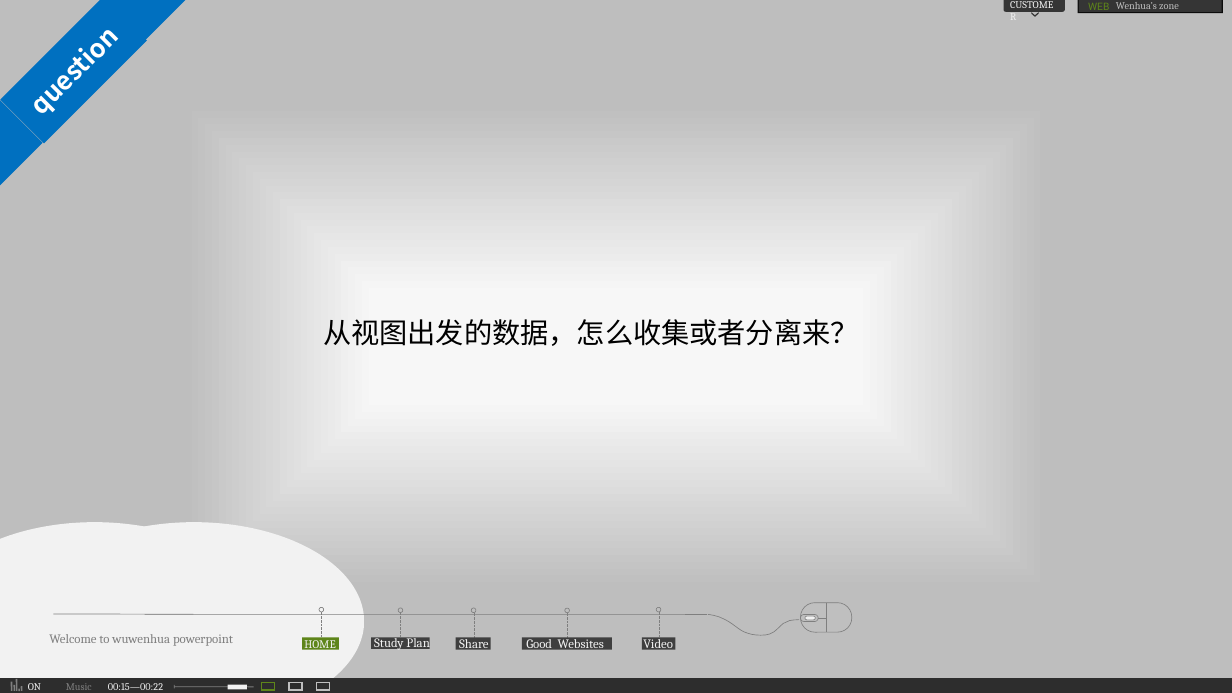
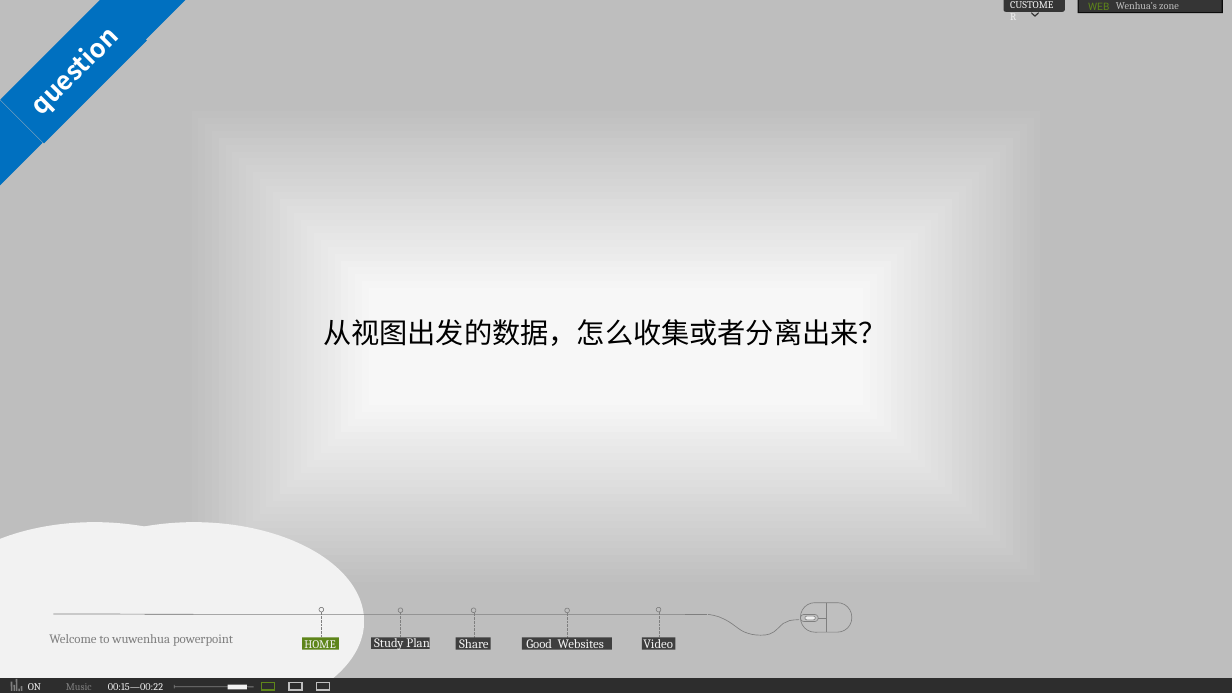
Before and after one commit to wuwhs/imitateVue, a slide deck: slide 12 of myvue/vue课件/vue数据驱动原理及简单实现.pptx. Drawn at 1232x693 pixels with LibreOffice and Linux fonts; fonts in the diff are those of the drawing. Boxes give left, top, right and bottom in pixels: in the first picture for what was removed or moved away, otherwise in the second. Text is boxed around its words. In the diff, an @@ line names an element or a change of style, - is before the commit and + after.

```diff
--- a/myvue/vue课件/vue数据驱动原理及简单实现.pptx
+++ b/myvue/vue课件/vue数据驱动原理及简单实现.pptx
@@ text at [323,319,887,346]: text changed @@
-从视图出发的数据，怎么收集或者分离来？
+从视图出发的数据，怎么收集或者分离出来？
```
Also in this commit, not shown: 2 other slides changed, 9 other files.
